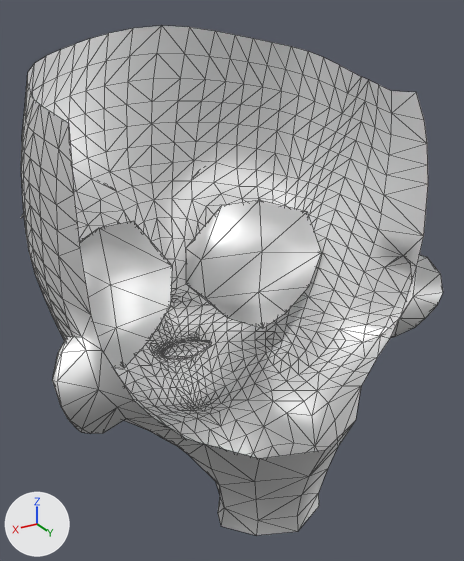
Renders of the FBX model Assets/OilPaint/Meshes/M_MikuHead.fbx from each side of a commit.
Rendered twice from a 50 mm camera at (0.16, 0.238, 0.259) aimed at (-0.004, -0.036, 0.122). Arrows for +X, +Y and +Z are at lower left; the lights stay in place. Mesh edges are drawn as thin lines. Where no turn or scale is listed for an object, it has been applied to the vertices.

Script lines for the objects in view, before the commit:
```python
me_face_001 = bpy.data.meshes.new('face.001')
me_face_001.from_pydata(...)  # 2018 vertices, 3408 faces; spans x -0.108..0.108, y -0.126..0.054, z -0.014..0.248
me_face_001.materials.append(mat_face)  # white #ffffff
ob_face = bpy.data.objects.new('face', me_face_001)
ob_face.location = (0.0, 0.0, 0.0)
```
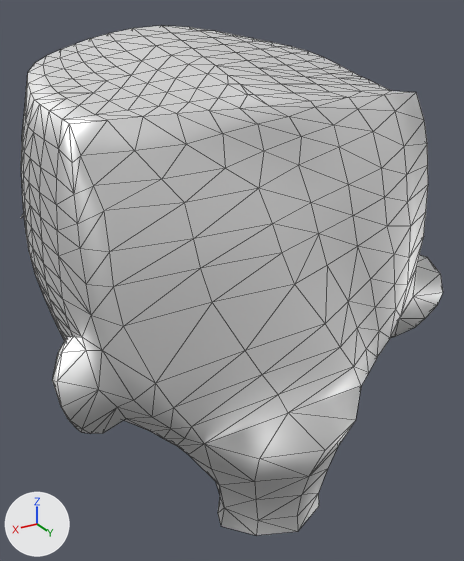
What differs and where, as boxes [x1, y1, x2, y2] in the pictures (464 x 561 px; the box of a moved part takes in the faces that stretch with it):
part 1 of me_face_001, added: after [28, 26, 428, 458]
part 2 of me_face_001, moved or reshaped (not visible afterwards): before [79, 200, 321, 368]

Edits to the bpy script that builds the scene:
```text
Change me_face_001:
    used by ob_face; location = (0.0, 0.0, 0.0)
    remove me_face_001.from_pydata(...)  # 2018 vertices, 3408 faces; spans x -0.108..0.108, y -0.126..0.054, z -0.014..0.248
    add me_face_001.from_pydata(...)  # 2168 vertices, 3764 faces; spans x -0.108..0.108, y -0.126..0.054, z -0.014..0.248
    me_face_001 part 1
    150 vertices are added at x -0.08..0.086, y -0.1..0.025, z 0.075..0.245
    356 new faces join them
    me_face_001 part 2
    76 faces are deleted
    18 vertices move from x -0.084..0.084, y -0.103..-0.06, z 0.066..0.14 to x -0.079..0.079, y -0.102..-0.062, z 0.067..0.14
    76 new faces join them
```
